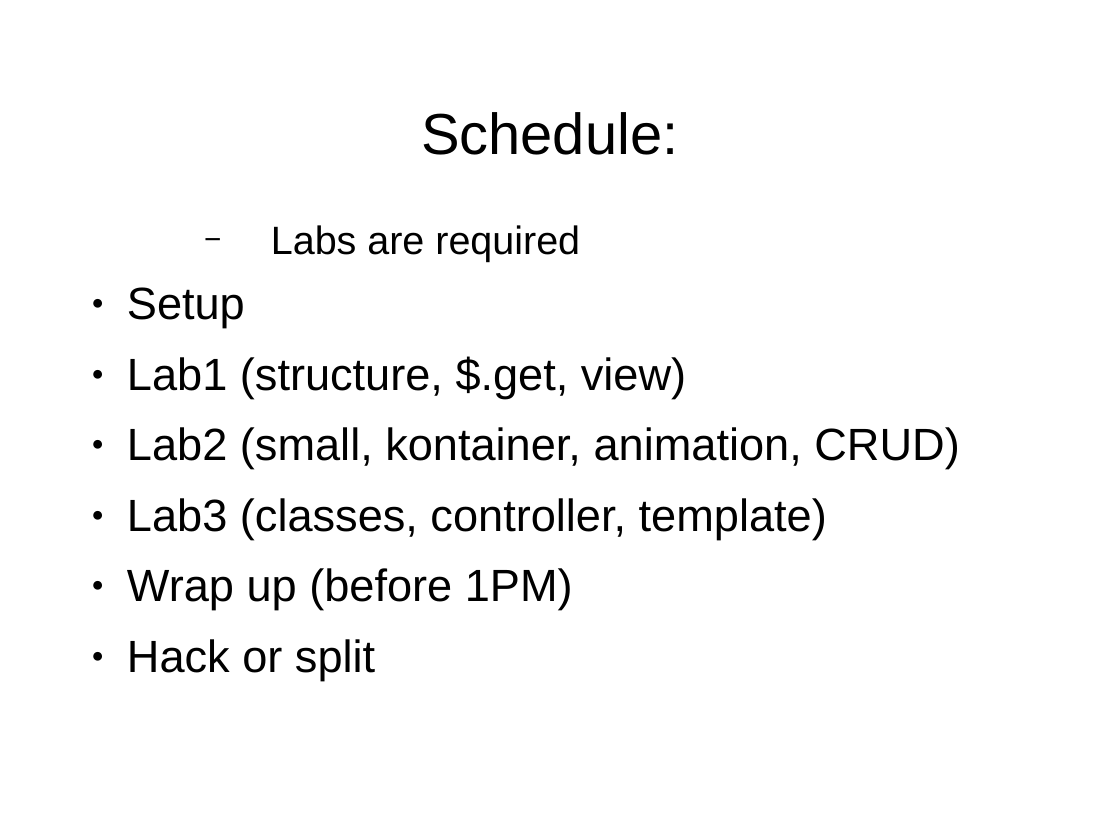
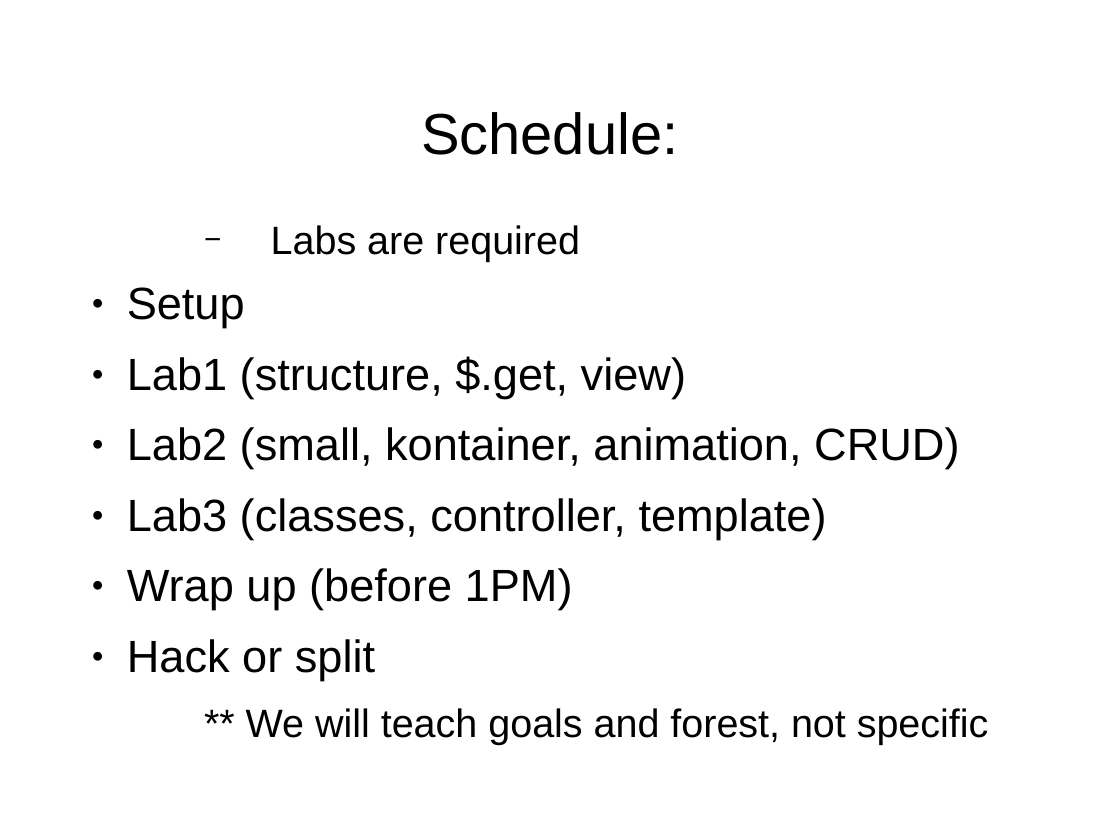
Before and after one commit to puppetMaster3/bikeSheding, a slide deck: slide 5 of training/1of2.ppt. Drawn at 1120x840 pixels with LibreOffice and Linux fonts; fonts in the diff are those of the drawing; background and template pictures are left out. Boxes give left, top, right and bottom in pixels: in the first picture for what was removed or moved away, otherwise in the second. Text is boxed around its words. In the diff, an @@ line names an element or a change of style, - is before the commit and + after.

```diff
--- a/training/1of2.ppt
+++ b/training/1of2.ppt
@@ text at bbox=[246, 708, 989, 745]: paragraph added @@
+  ** We will teach goals and forest, not specific
```
Also in this commit, not shown: 1 other file.
